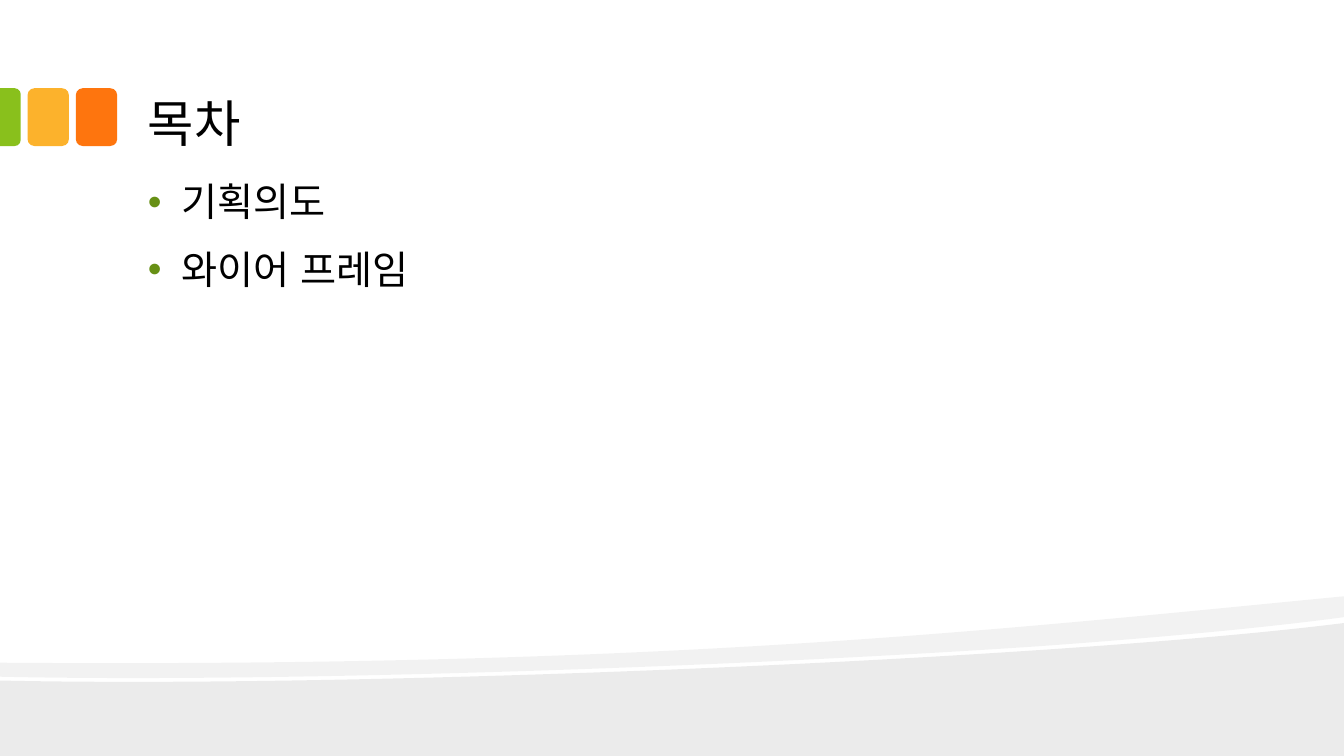
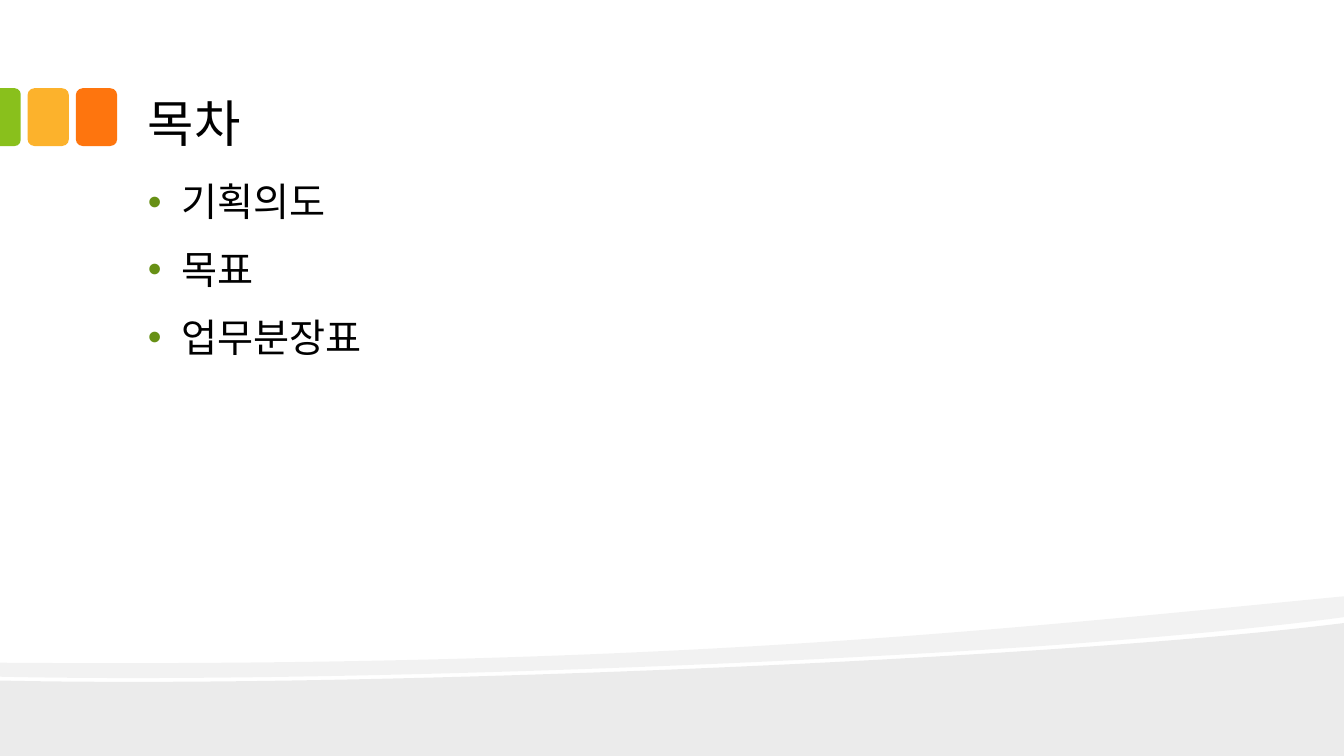
Before and after one commit to kjayvam/HTML, a slide deck: slide 3 of project/ppt/김영민_착한업소찾기_v.0.2.0.pptx. Drawn at 1344x756 pixels with LibreOffice and Linux fonts; fonts in the diff are those of the drawing. Boxes give left, top, right and bottom in pixels: in the first picture for what was removed or moved away, otherwise in the second. Text is boxed around its words. In the diff, an @@ line names an element or a change of style, - is before the commit and + after.

```diff
--- a/project/ppt/김영민_착한업소찾기_v.0.2.0.pptx
+++ b/project/ppt/김영민_착한업소찾기_v.0.2.0.pptx
@@ text at (181,253,361,355): text changed @@
-• 와이어 프레임
+• 목표
+• 업무분장표
```
Also in this commit, not shown: 4 other slides changed, 3 slides added, 27 slides removed, 8 other files.
